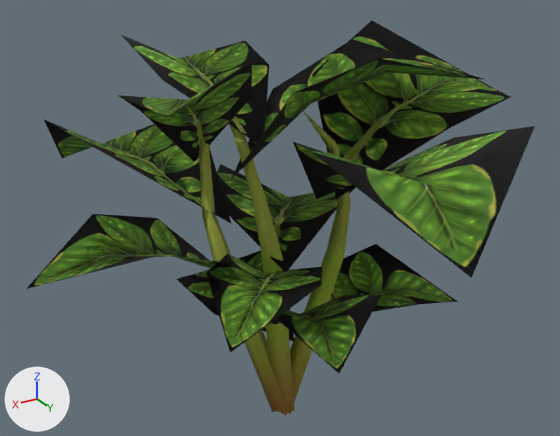
What one commit did to the glTF model models/plants/plant_potato_S1.gltf.
Rendered twice from a camera (50 mm lens) standing at (0.212, 0.35, 0.287) and looking at (-0.001, -0.005, 0.11). Lighting does not change. The marker at lower left points along +X, +Y and +Z. Where no turn or scale is listed for an object, it has been applied to the vertices.

The scene before the commit, as lines of its bpy script (objects in view):
```python
me_scene_003 = bpy.data.meshes.new('Scene.003')
me_scene_003.from_pydata(...)  # 219 vertices, 255 faces; spans x -0.173..0.146, y -0.144..0.165, z -0.022..0.209
me_scene_003.materials.append(mat_plant_potato_004)  # picture img_potato_base_diffusecolor_texture
ob_plant_potato_s1 = bpy.data.objects.new('plant_potato_S1', me_scene_003)
ob_plant_potato_s1.location = (0.0, 0.0, 0.0)
```
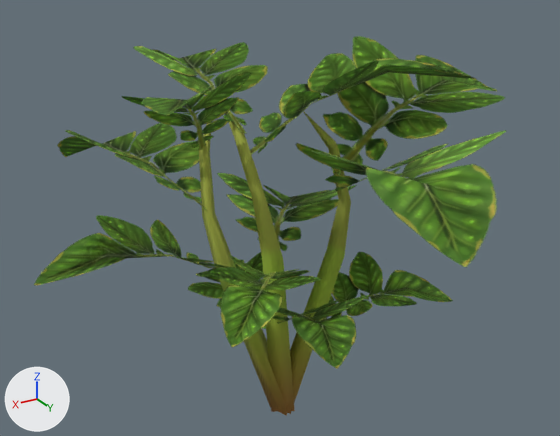
Boxes [x1, y1, x2, y2] around the edits, measured in the pictures (560 x 436 px):
'plant_potato_S1', recoloured: [26, 20, 535, 373] in both

The edits, one by one:
Material 'Potato' (mat_potato) is new.
Its texture is img_potato_base_diffusecolor_texture (with its transparency).
Its roughness is 1.0.
me_scene_003 has 219 vertices, 255 faces and spans x -0.173..0.146, y -0.144..0.165, z -0.022..0.209.
me_scene_003 no longer uses material mat_plant_potato_004 (picture img_potato_base_diffusecolor_texture).
me_scene_003 now uses material mat_potato (picture img_potato_base_diffusecolor_texture).
